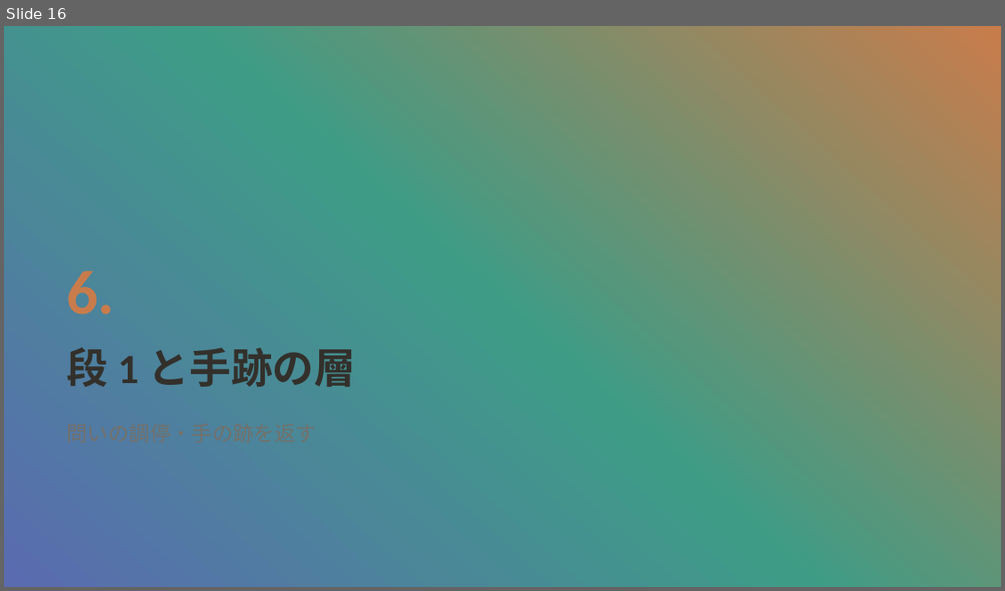
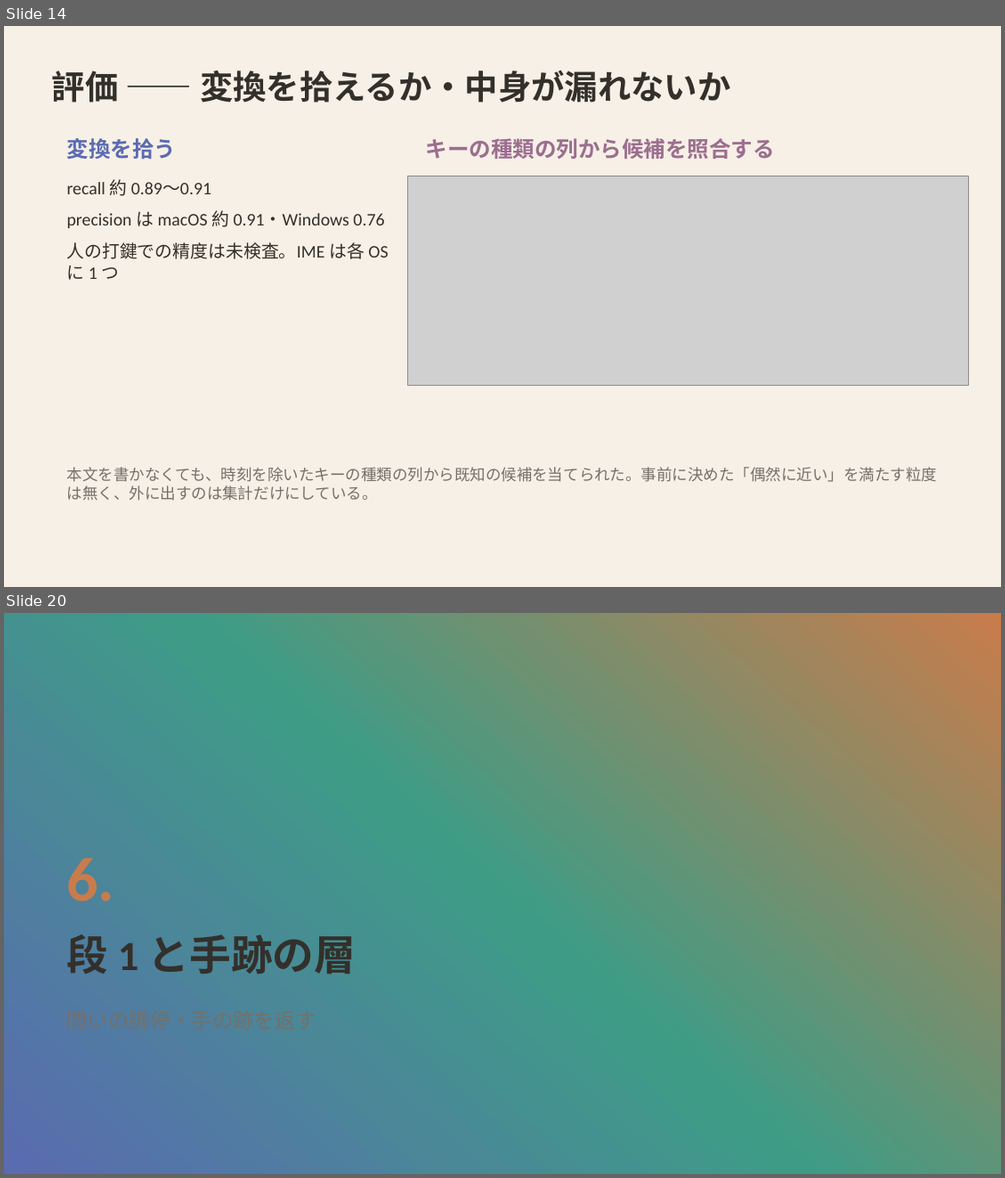
Before and after one commit to mikotomiura/GSE-prototype, a slide deck: docs/slides/project-overview/GSE_project_tech.pptx. Shown one above the other, each under a label of ours: slide 16 before the commit, slides 14 and 20 after it; the slides between them are not shown. The pictures are 1005x591 and 1005x1178 pixels, drawn with LibreOffice and Linux fonts; fonts in the diff are those of the drawing; grey boxes stand for pictures; background and template pictures are left out. Boxes give left, top, right and bottom in pixels: in the first picture for what was removed or moved away, otherwise in the second. Text is boxed around its words. In the diff, an @@ line names an element or a change of style, - is before the commit and + after.

```diff
--- a/docs/slides/project-overview/GSE_project_tech.pptx
+++ b/docs/slides/project-overview/GSE_project_tech.pptx
@@ slide 14 added at bbox=[4, 26, 1001, 587], background #F7F0E6 @@
@@ text added at bbox=[52, 70, 730, 103], 32 pt, text #33302B, bold @@
+評価 —— 変換を拾えるか・中身が漏れないか
@@ text added at bbox=[67, 138, 177, 159], 21 pt, text #5A6BB0, bold @@
+変換を拾う
@@ text added at bbox=[426, 138, 775, 159], 21 pt, text #9B6E8F, bold @@
+キーの種類の列から候補を照合する
@@ text added at bbox=[67, 179, 388, 280], 17 pt, text #33302B @@
+recall 約 0.89〜0.91
+precision は macOS 約 0.91・Windows 0.76
+人の打鍵での精度は未検査。IME は各 OS に 1 つ
@@ picture added at bbox=[408, 176, 969, 385] @@
@@ text added at bbox=[67, 467, 938, 500], 15 pt, text #74706A @@
+本文を書かなくても、時刻を除いたキーの種類の列から既知の候補を当てられた。事前に決めた「偶然に近い」を満たす粒度は無く、外に出すのは集計だけにしている。
@@ what was slide 16 is now slide 20 @@
```
Also in this commit, not shown: 12 slides changed, 9 other slides added, 3 slides removed, 20 other files.
